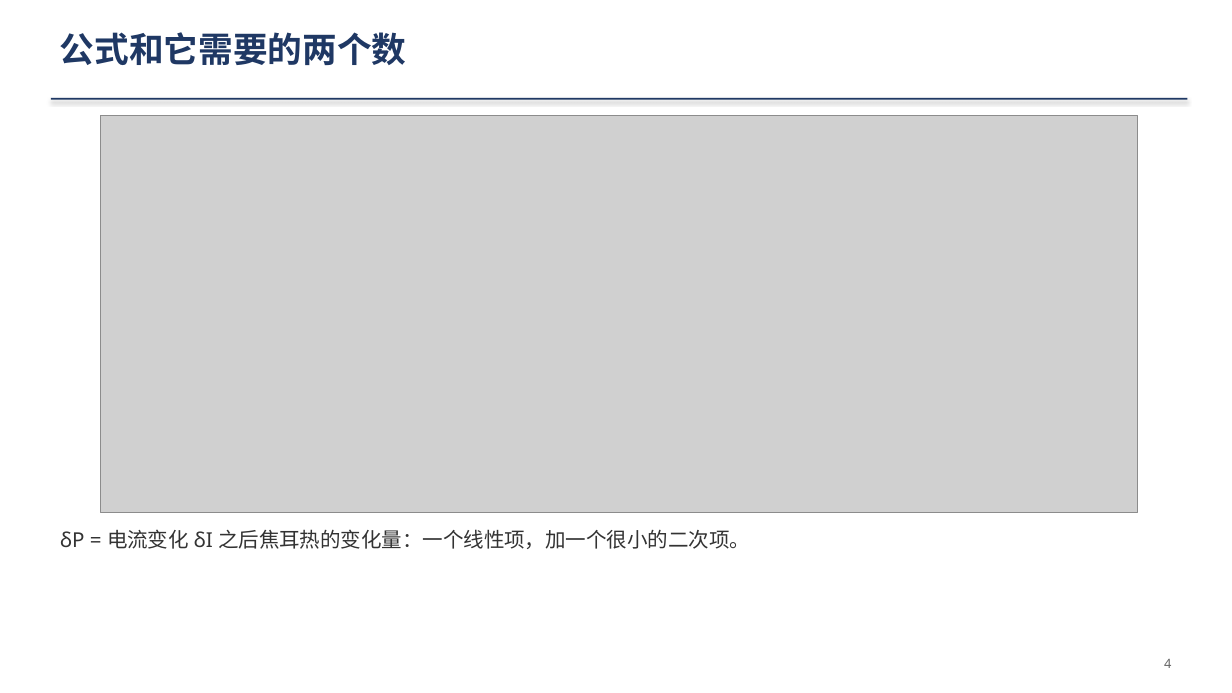
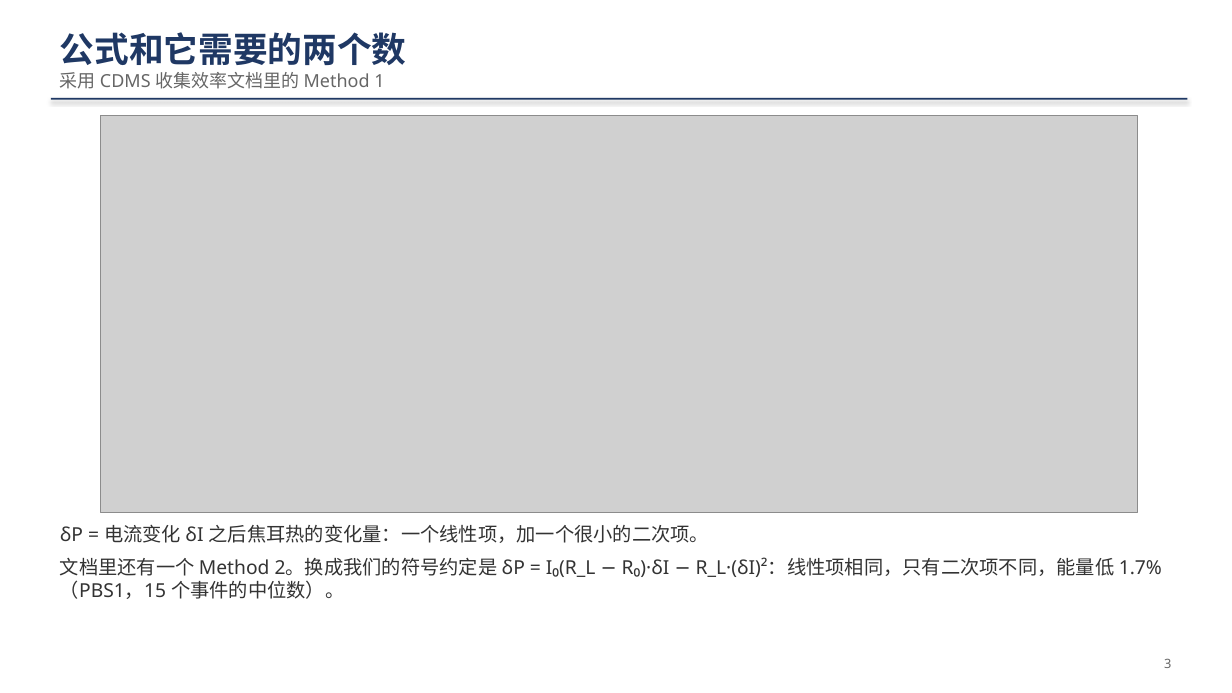
Before and after one commit to ZhihengLi0/urop, a slide deck: slide 3 of snolab/collection_efficiency/presentation/SNOLAB_R4_collection_efficiency_20260910_zh.pptx (slide 4 before the commit). Drawn at 1232x693 pixels with LibreOffice and Linux fonts; fonts in the diff are those of the drawing; grey boxes stand for pictures. Boxes give left, top, right and bottom in pixels: in the first picture for what was removed or moved away, otherwise in the second. Text is boxed around its words. In the diff, an @@ line names an element or a change of style, - is before the commit and + after.

```diff
--- a/snolab/collection_efficiency/presentation/SNOLAB_R4_collection_efficiency_20260910_zh.pptx
+++ b/snolab/collection_efficiency/presentation/SNOLAB_R4_collection_efficiency_20260910_zh.pptx
@@ text at <box>60,72,384,89</box>: paragraph added @@
+采用 CDMS 收集效率文档里的 Method 1
@@ text at <box>60,525,709,543</box>: size 16 to 15 pt in "δP = 电流变化 δI 之后焦耳热的变化量：一个线性项，加一个很小的二次项。" @@
@@ text at <box>60,557,1162,599</box>: paragraph added @@
+文档里还有一个 Method 2。换成我们的符号约定是 δP = I₀(R_L − R₀)·δI − R_L·(δI)²：线性项相同，只有二次项不同，能量低 1.7%（PBS1，15 个事件的中位数）。
@@ text at <box>1164,658,1171,668</box>: text changed @@
-4
+3
```
Also in this commit, not shown: 14 other slides changed, 1 slide removed, 8 other files.
